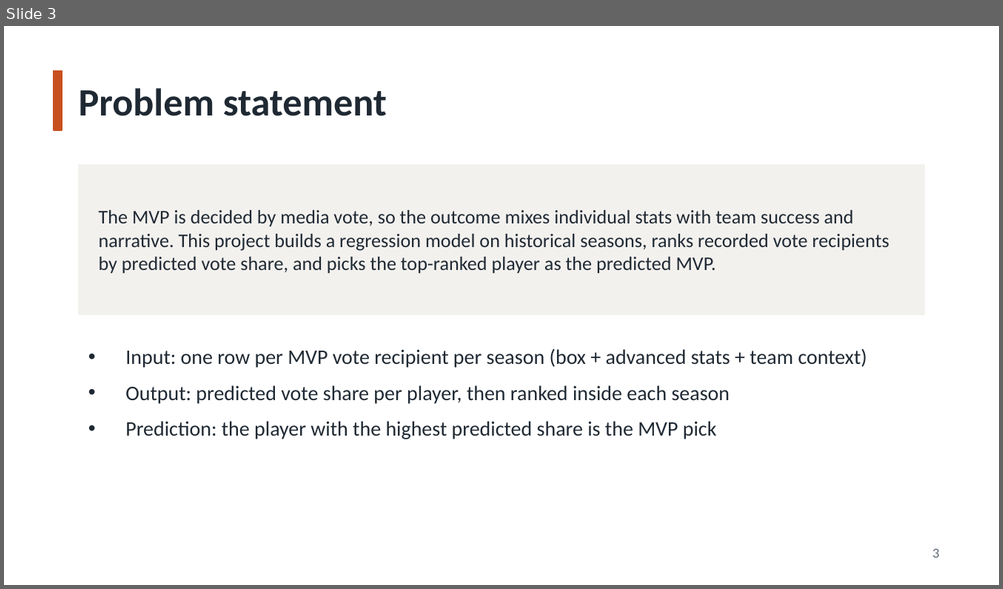
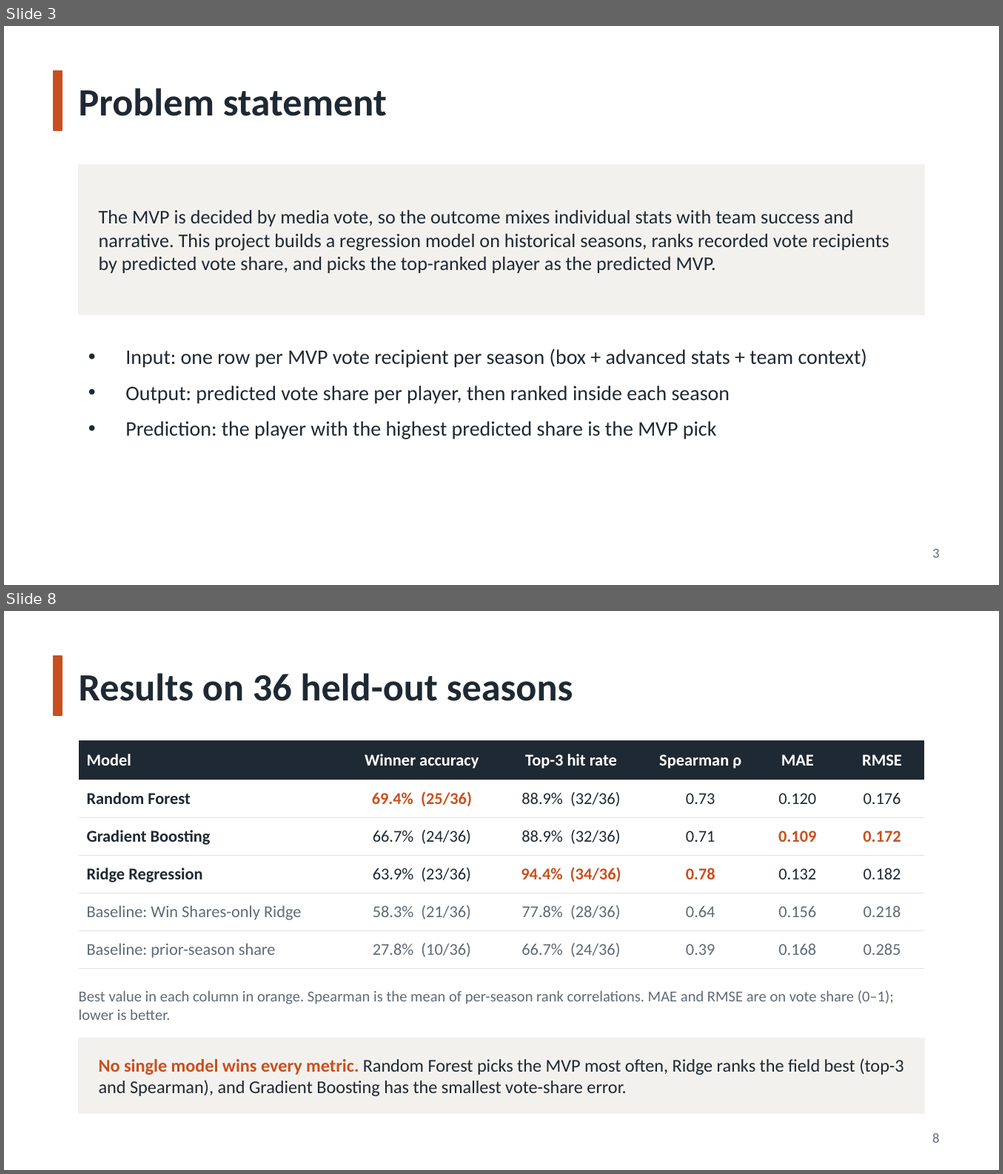
Before and after one commit to arayanajain/NBA-MVP-Prediction, a slide deck: NBA_MVP_Prediction.pptx. Shown one above the other, each under a label of ours: slide 3 before the commit, slides 3 and 8 after it; the slides between them are not shown. The pictures are 1003x589 and 1003x1174 pixels, drawn with LibreOffice and Linux fonts; fonts in the diff are those of the drawing. Boxes give left, top, right and bottom in pixels: in the first picture for what was removed or moved away, otherwise in the second. Text is boxed around its words. In the diff, an @@ line names an element or a change of style, - is before the commit and + after.

```diff
--- a/NBA_MVP_Prediction.pptx
+++ b/NBA_MVP_Prediction.pptx
@@ slide 8 added at (x1=4, y1=611, x2=999, y2=1170), background #FFFFFF @@
@@ rectangle added at (x1=54, y1=655, x2=62, y2=715), fill #C8501E, outline #C8501E 1 pt @@
@@ text added at (x1=79, y1=673, x2=573, y2=701), 28 pt, text #1F2933, bold @@
+Results on 36 held-out seasons
@@ table added at (x1=79, y1=741, x2=924, y2=961), 6 rows, 6 columns @@
+Model | Winner accuracy | Top-3 hit rate | Spearman ρ | MAE | RMSE
+Random Forest | 69.4% (25/36) | 88.9% (32/36) | 0.73 | 0.120 | 0.176
+Gradient Boosting | 66.7% (24/36) | 88.9% (32/36) | 0.71 | 0.109 | 0.172
+Ridge Regression | 63.9% (23/36) | 94.4% (34/36) | 0.78 | 0.132 | 0.182
+Baseline: Win Shares-only Ridge | 58.3% (21/36) | 77.8% (28/36) | 0.64 | 0.156 | 0.218
+Baseline: prior-season share | 27.8% (10/36) | 66.7% (24/36) | 0.39 | 0.168 | 0.285
@@ text added at (x1=79, y1=991, x2=893, y2=1020), 11 pt, text #5F6B76 @@
+Best value in each column in orange. Spearman is the mean of per-season rank correlations. MAE and RMSE are on vote share (0–1); lower is better.
@@ rectangle added at (x1=79, y1=1039, x2=924, y2=1113), fill #F3F1EE, outline #F3F1EE 1 pt @@
@@ text added at (x1=99, y1=1059, x2=903, y2=1096), 13 pt, text #1F2933 @@
+No single model wins every metric. Random Forest picks the MVP most often, Ridge ranks the field best (top-3 and Spearman), and Gradient Boosting has the smallest vote-share error.
@@ text added at (x1=932, y1=1133, x2=939, y2=1143), 10 pt, text #5F6B76 @@
+8
```
Also in this commit, not shown: 4 slides changed, 5 other slides added, 2 slides removed.
